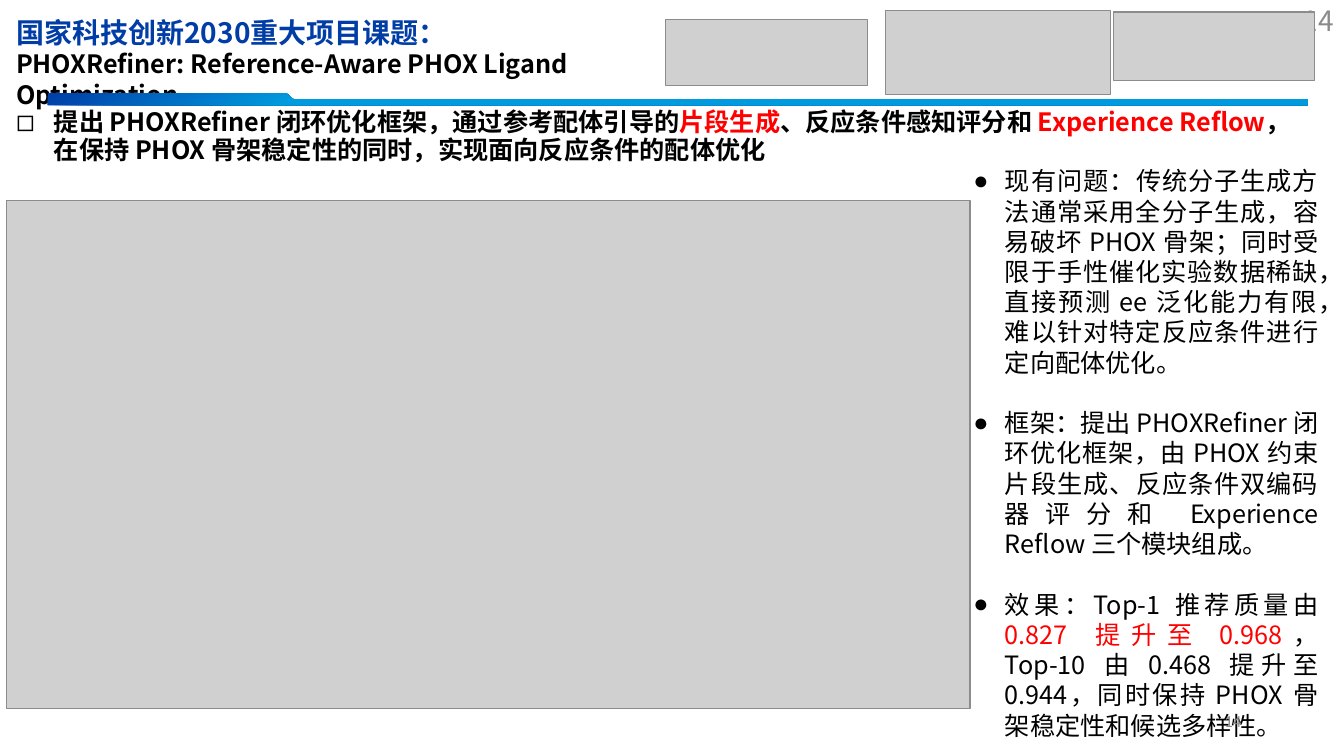
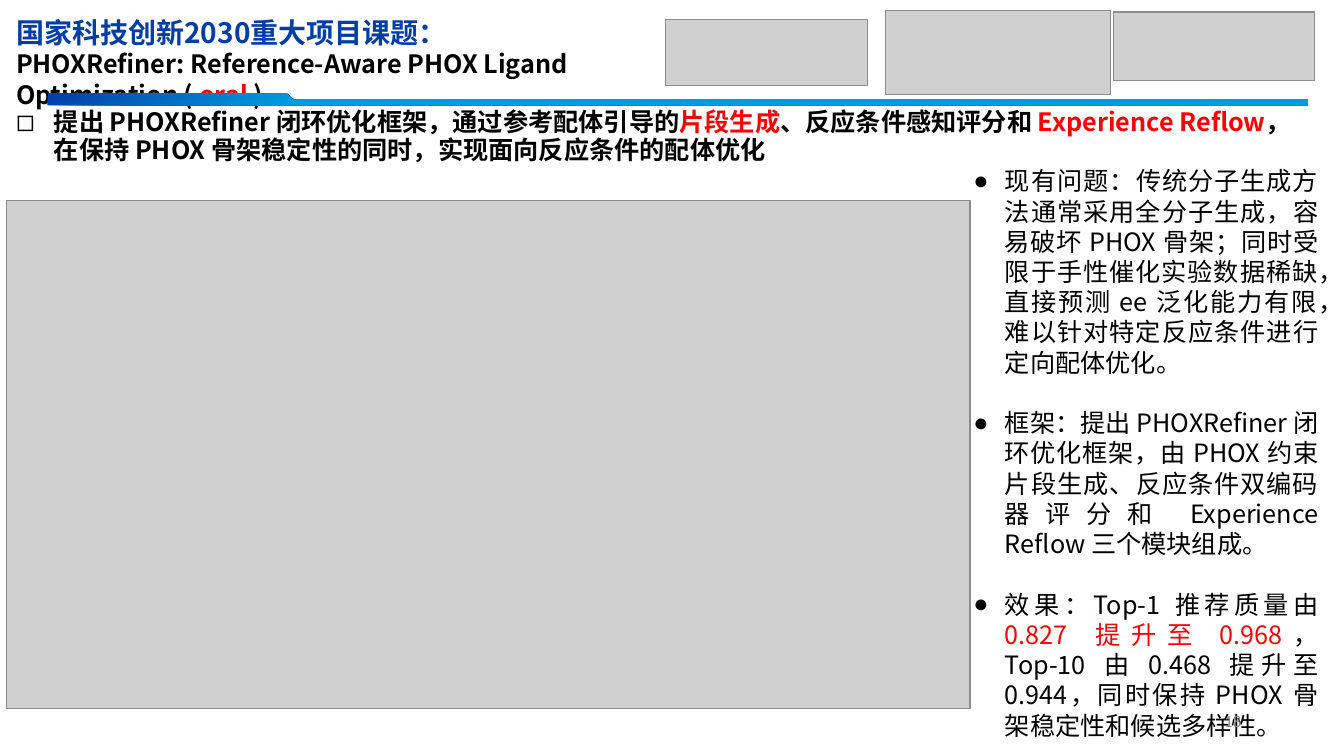
Before and after one commit to yzlbig/Picture-bed, a slide deck: slide 18 of 余志椋介绍 .pptx (slide 14 before the commit). Drawn at 1344x756 pixels with LibreOffice and Linux fonts; fonts in the diff are those of the drawing; grey boxes stand for pictures. Boxes give left, top, right and bottom in pixels: in the first picture for what was removed or moved away, otherwise in the second. Text is boxed around its words. In the diff, an @@ line names an element or a change of style, - is before the commit and + after.

```diff
--- a/余志椋介绍 .pptx
+++ b/余志椋介绍 .pptx
@@ text at box(16, 19, 568, 110): text changed @@
-国家科技创新2030重大项目课题：PHOXRefiner: Reference-Aware PHOX Ligand Optimization
+国家科技创新2030重大项目课题：PHOXRefiner: Reference-Aware PHOX Ligand Optimization ( oral )
@@ page number removed at box(1303, 10, 1334, 39) @@
-14
@@ page number at box(1224, 714, 1241, 732): text changed @@
-14
+18
```
Also in this commit, not shown: 13 other slides changed, 7 slides added.
